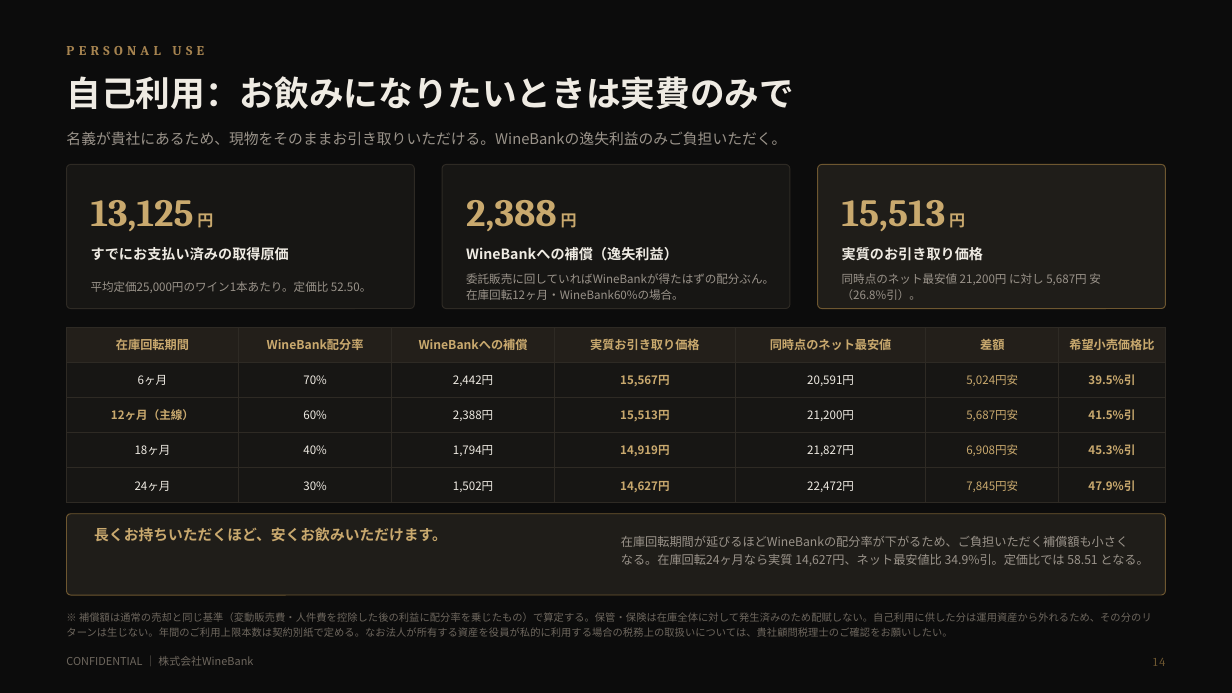
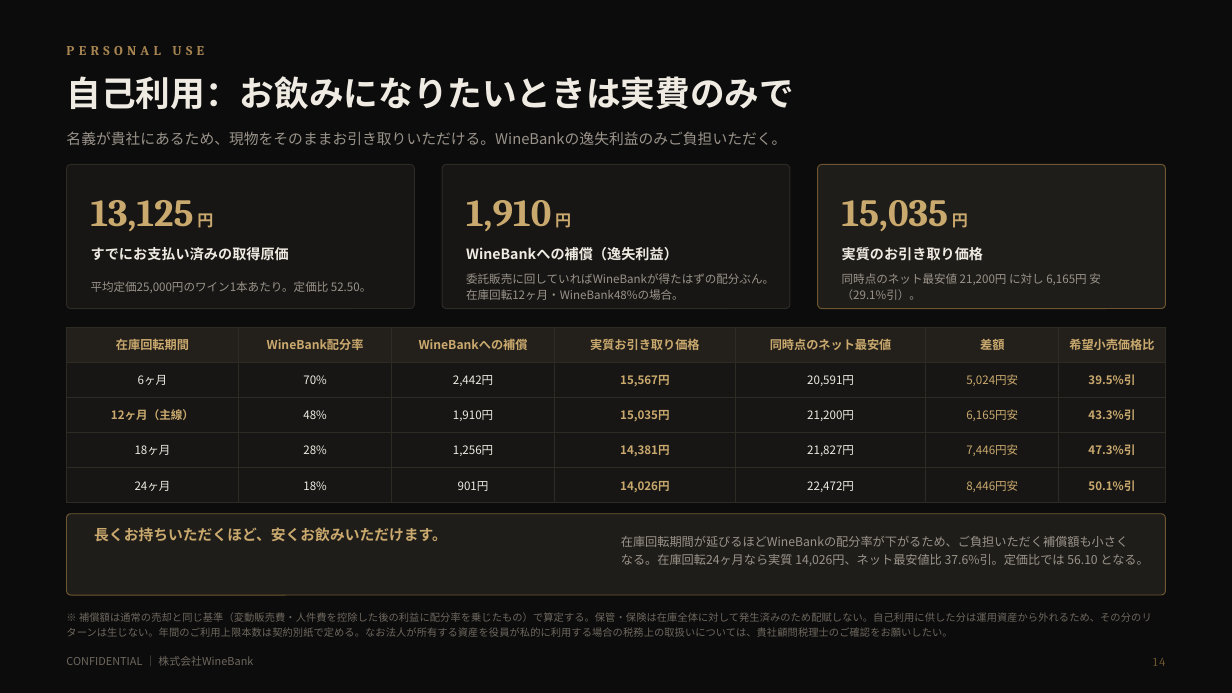
Before and after one commit to nakano-winebank/wine-auction, a slide deck: slide 15 of docs/wine-fund/WineBank_ワイン現物投資のご提案_倉持案_直接所有委託販売_1億円_20260820.pptx. Drawn at 1232x693 pixels with LibreOffice and Linux fonts; fonts in the diff are those of the drawing. Boxes give left, top, right and bottom in pixels: in the first picture for what was removed or moved away, otherwise in the second. Text is boxed around its words. In the diff, an @@ line names an element or a change of style, - is before the commit and + after.

Commit message:
倉持案v2：配分ティアを主線14.9%に組み直し、顧客への売主をWineBankに明記
【1】配分ティアの組み直し
主線（在庫回転12ヶ月）で投資家利回り15%弱とするため、12ヶ月の段を60%→48%に
引き下げた。12ヶ月の段だけを動かすと「12ヶ月以内48% < 18ヶ月未満50%」となり
回転が遅いほどWineBankの取り分が増える逆転が起きるため、ラダー全体を組み直した。

  70 / 60 / 50 / 40 / 30  →  70 / 59 / 48 / 38 / 28 / 18

9ヶ月の段を新設したのは、6ヶ月70%から12ヶ月48%へ一段で落とすと境界の段差が
22ポイントとなり、境界直前に値引きしてでも売り切る誘因が強くなりすぎるため。
段を挟むことで最大段差は11ポイントに収まる。

結果、投資家利回り（年率）は回転6〜36ヶ月で11.4〜15.4%となり、20%超過も
10%割れも生じない。主線12ヶ月は11.5%→14.9%。

これに伴い、値上がり前提の位置づけが変わった。投資家の取り分が増えたことで
横ばい（0%）でも主線で11.1%を確保するため、値上がりは10%確保の前提条件では
なくなった。10%を割る唯一の経路は値引き販売となる。値上がりページ・下振れページ・
リスクページ・まとめページの記述を実態に合わせて書き直した。

【2】顧客に対する売主をWineBankに明記
投資家が売買契約の当事者になると事務負担と回収リスクを負うため、問屋型の
委託販売として売主をWineBankとすることを資料上で明確にした。請求書発行・
代金回収・クレーム対応・返品はWineBankが行い、貸倒れもWineBankが負担する。
スキーム図・v1比較表・委託販売ページ・リスクページ・ご投資条件・まとめに反映。
委託販売では税務上の売上が委託者に立つため、消費税の取扱いを要確認事項に追加した。

全22枚をレンダリングして目視確認し、列幅の合計とティアの単調性を機械検証した。

```diff
--- a/docs/wine-fund/WineBank_ワイン現物投資のご提案_倉持案_直接所有委託販売_1億円_20260820.pptx
+++ b/docs/wine-fund/WineBank_ワイン現物投資のご提案_倉持案_直接所有委託販売_1億円_20260820.pptx
@@ text at (x1=466, y1=200, x2=571, y2=231): text changed @@
-2,388 円
+1,910 円
@@ text at (x1=842, y1=200, x2=968, y2=231): text changed @@
-15,513 円
+15,035 円
@@ text at (x1=466, y1=273, x2=774, y2=300): text changed @@
-委託販売に回していればWineBankが得たはずの配分ぶん。在庫回転12ヶ月・WineBank60%の場合。
+委託販売に回していればWineBankが得たはずの配分ぶん。在庫回転12ヶ月・WineBank48%の場合。
@@ text at (x1=842, y1=273, x2=1101, y2=300): text changed @@
-同時点のネット最安値 21,200円 に対し 5,687円 安（26.8%引）。
+同時点のネット最安値 21,200円 に対し 6,165円 安（29.1%引）。
@@ table at (x1=67, y1=327, x2=1165, y2=496) @@
-row 3: 12ヶ月（主線） | 60% | 2,388円 | 15,513円 | 21,200円 | 5,687円安 | 41.5%引
+row 3: 12ヶ月（主線） | 48% | 1,910円 | 15,035円 | 21,200円 | 6,165円安 | 43.3%引
-row 4: 18ヶ月 | 40% | 1,794円 | 14,919円 | 21,827円 | 6,908円安 | 45.3%引
+row 4: 18ヶ月 | 28% | 1,256円 | 14,381円 | 21,827円 | 7,446円安 | 47.3%引
-row 5: 24ヶ月 | 30% | 1,502円 | 14,627円 | 22,472円 | 7,845円安 | 47.9%引
+row 5: 24ヶ月 | 18% | 901円 | 14,026円 | 22,472円 | 8,446円安 | 50.1%引
@@ text at (x1=621, y1=536, x2=1148, y2=566): text changed @@
-在庫回転期間が延びるほどWineBankの配分率が下がるため、ご負担いただく補償額も小さくなる。在庫回転24ヶ月なら実質 14,627円、ネット最安値比 34.9%引。定価比では 58.51 となる。
+在庫回転期間が延びるほどWineBankの配分率が下がるため、ご負担いただく補償額も小さくなる。在庫回転24ヶ月なら実質 14,026円、ネット最安値比 37.6%引。定価比では 56.10 となる。
```
Also in this commit, not shown: 12 other slides changed, 4 other files.
